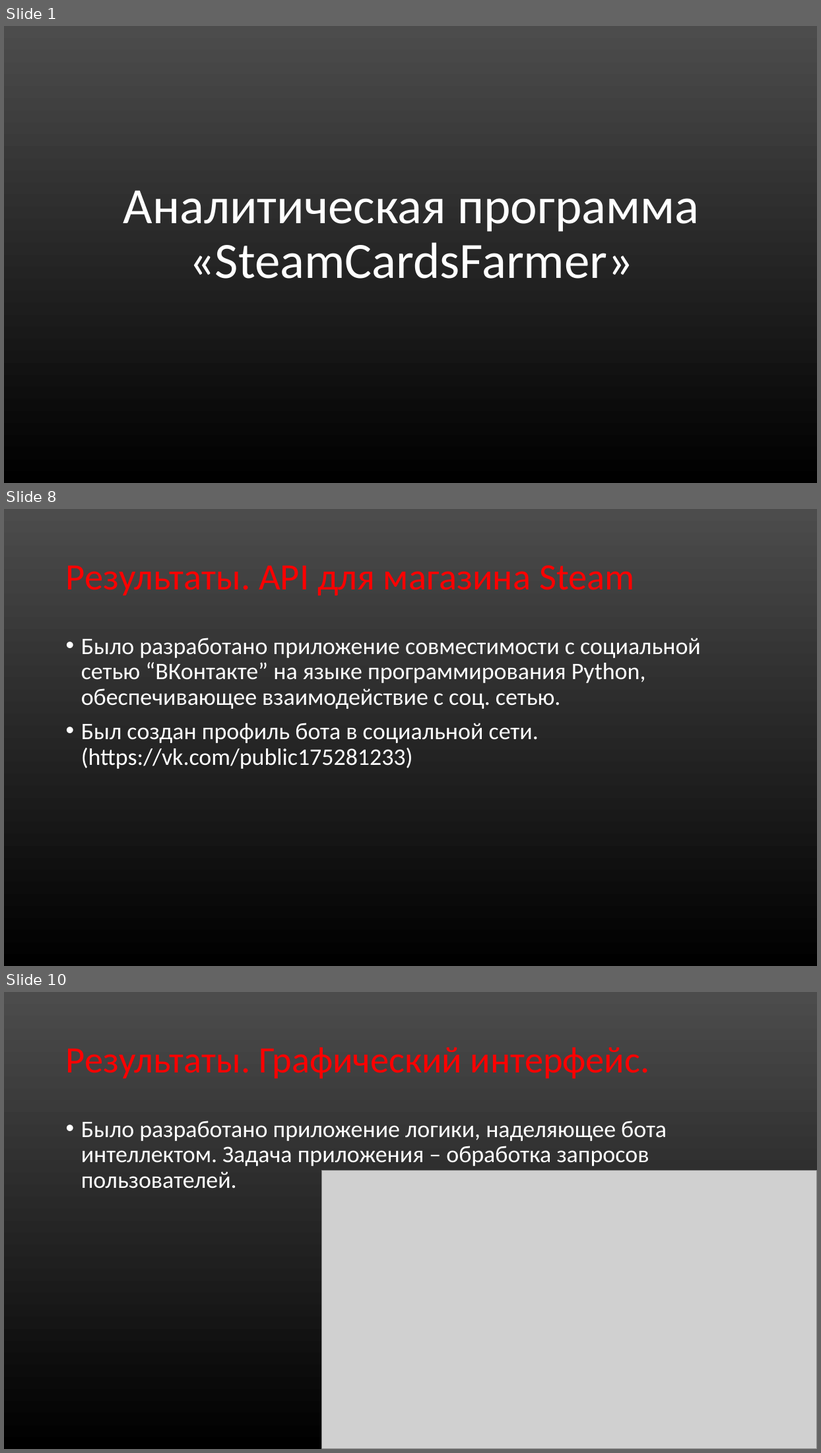
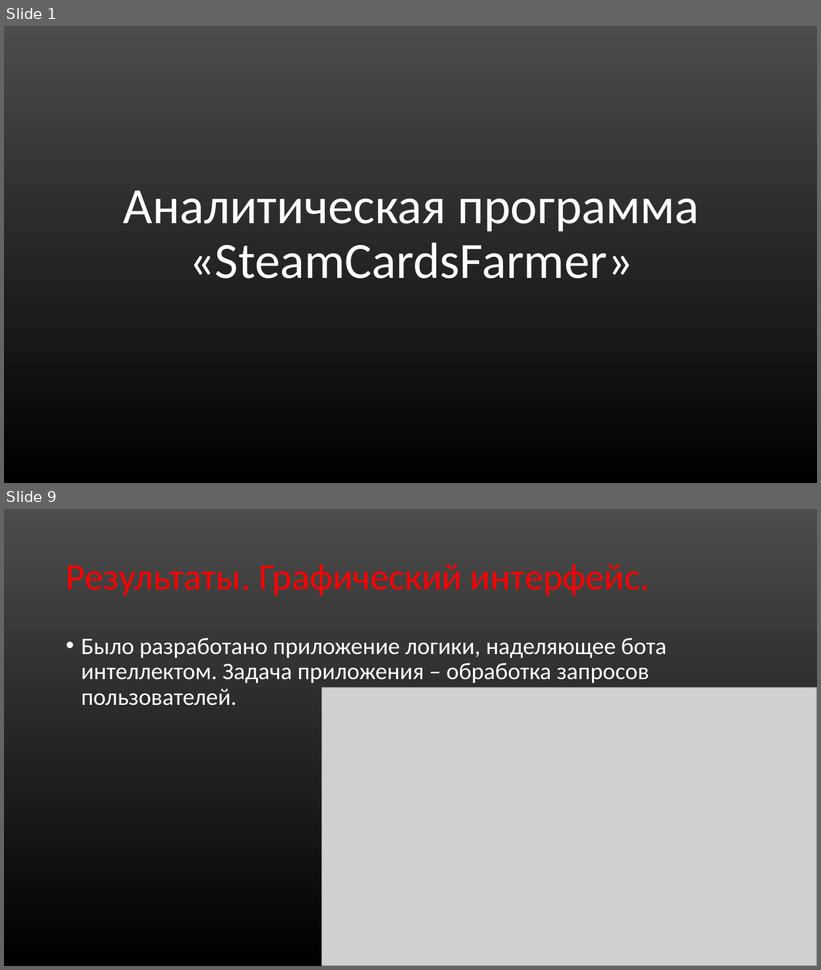
Before and after one commit to Mr-Dm1try/SteamCardsFarmer, a slide deck: Презентация_Помойки.ppt. Shown one above the other, each under a label of ours: slides 1, 8 and 10 before the commit, slides 1 and 9 after it; the slides between them are not shown. The pictures are 821x1453 and 821x970 pixels, drawn with LibreOffice and Linux fonts; fonts in the diff are those of the drawing; grey boxes stand for pictures. Boxes give left, top, right and bottom in pixels: in the first picture for what was removed or moved away, otherwise in the second. Text is boxed around its words. In the diff, an @@ line names an element or a change of style, - is before the commit and + after.

```diff
--- a/Презентация_Помойки.ppt
+++ b/Презентация_Помойки.ppt
@@ slide 8 removed at (4,509,817,966), background gradient #4C4C4C to #000000 @@
@@ title removed at (66,565,634,596) @@
-Результаты. API для магазина Steam
@@ text removed at (81,638,701,769) @@
-• Было разработано приложение совместимости с социальной сетью “ВКонтакте” на языке программирования Python, обеспечивающее взаимодействие с соц. сетью.
-• Был создан профиль бота в социальной сети. (https://vk.com/public175281233)
@@ what was slide 10 is now slide 9 @@
```
Also in this commit, not shown: 8 slides changed, 2 slides added, 2 other slides removed.
